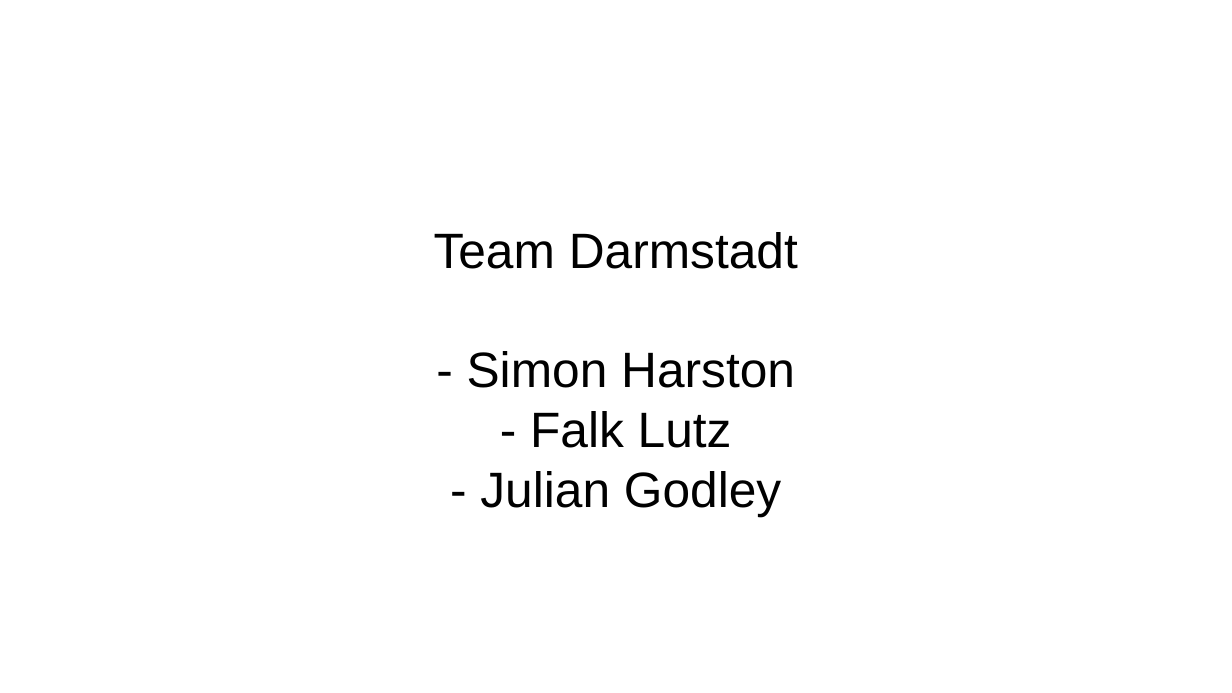
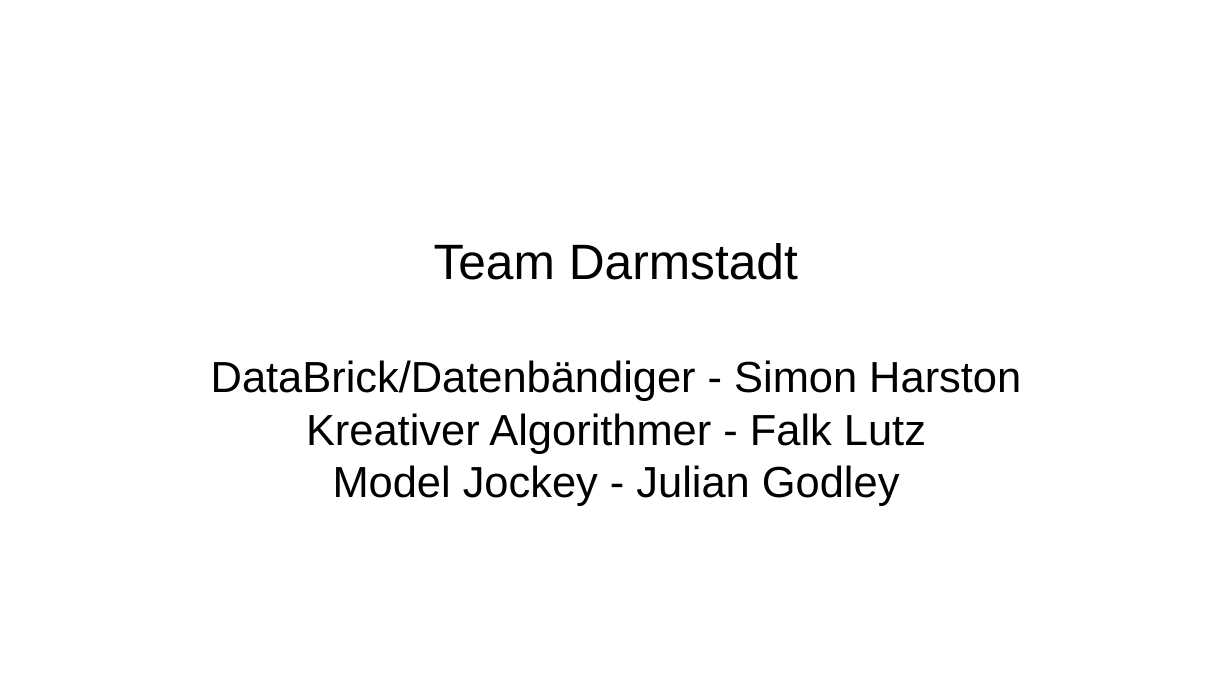
Before and after one commit to jgo-DA/Project-Movies_Team-Darmstadt, a slide deck: slide 1 of docs/Team-Darmstadt_Movies-Project_Presentation.odp. Drawn at 1232x693 pixels with LibreOffice and Linux fonts; fonts in the diff are those of the drawing; background and template pictures are left out. Boxes give left, top, right and bottom in pixels: in the first picture for what was removed or moved away, otherwise in the second. Text is boxed around its words. In the diff, an @@ line names an element or a change of style, - is before the commit and + after.

```diff
--- a/docs/Team-Darmstadt_Movies-Project_Presentation.odp
+++ b/docs/Team-Darmstadt_Movies-Project_Presentation.odp
@@ subtitle at (211,360,1021,506): text changed; size 32 to 28 pt @@
-- Simon Harston
-- Falk Lutz
-- Julian Godley
+DataBrick/Datenbändiger - Simon Harston
+Kreativer Algorithmer - Falk Lutz
+Model Jockey - Julian Godley
```
Also in this commit, not shown: 3 other slides changed, 1 slide added.
